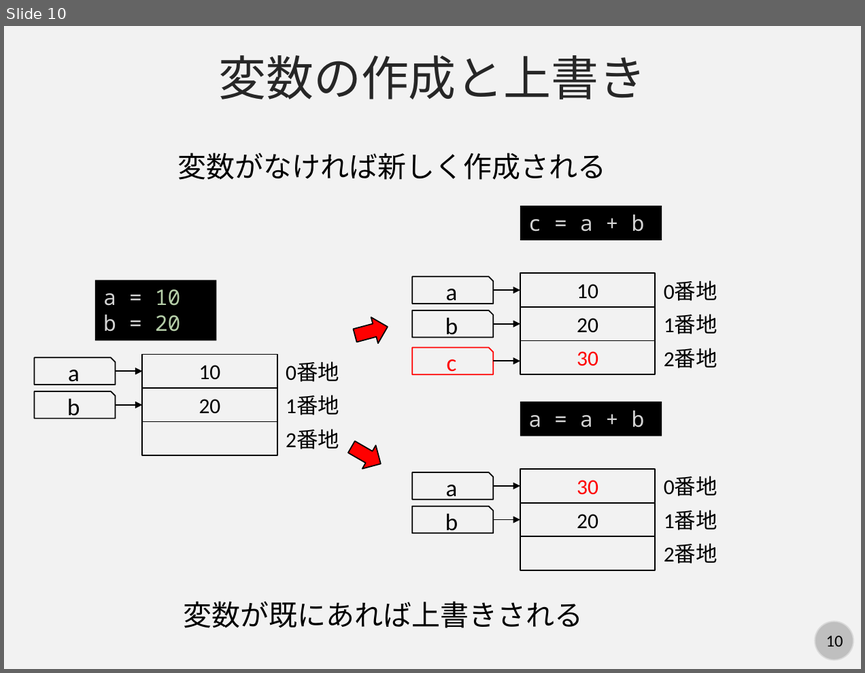
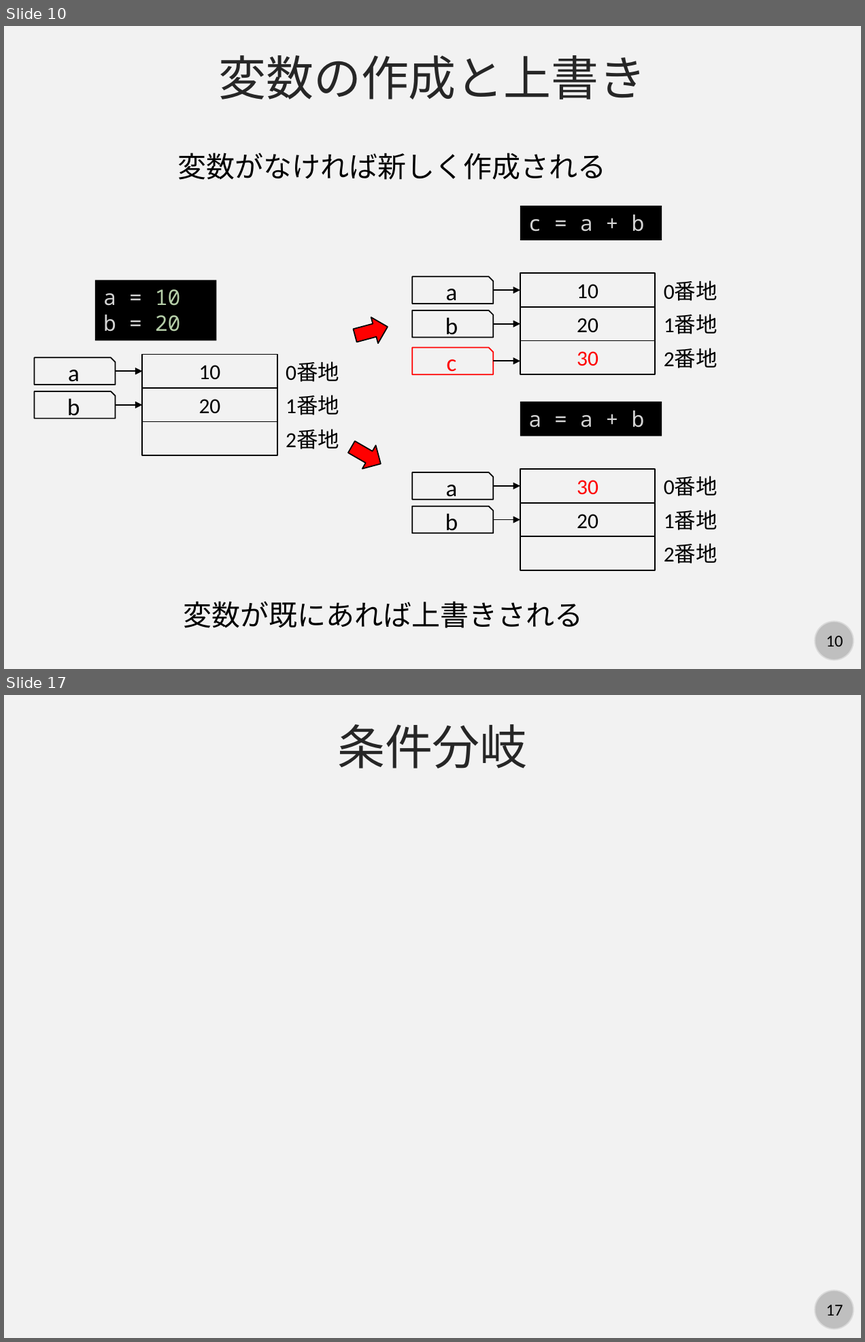
Before and after one commit to kaityo256/python_zero, a slide deck: basic/fig/slide.pptx. Shown one above the other, each under a label of ours: slide 10 before the commit, slides 10 and 17 after it; the slides between them are not shown. The pictures are 865x673 and 865x1342 pixels, drawn with LibreOffice and Linux fonts; fonts in the diff are those of the drawing. Boxes give left, top, right and bottom in pixels: in the first picture for what was removed or moved away, otherwise in the second. Text is boxed around its words. In the diff, an @@ line names an element or a change of style, - is before the commit and + after.

```diff
--- a/basic/fig/slide.pptx
+++ b/basic/fig/slide.pptx
@@ slide 17 added at (4, 695, 861, 1338), background #F2F2F2; not listed: 2 template elements that a slide beside it also shows @@
@@ text added at (337, 724, 528, 768), 40 pt, text #262626 @@
+条件分岐
```
Also in this commit, not shown: 3 slides changed, 7 other slides added.
